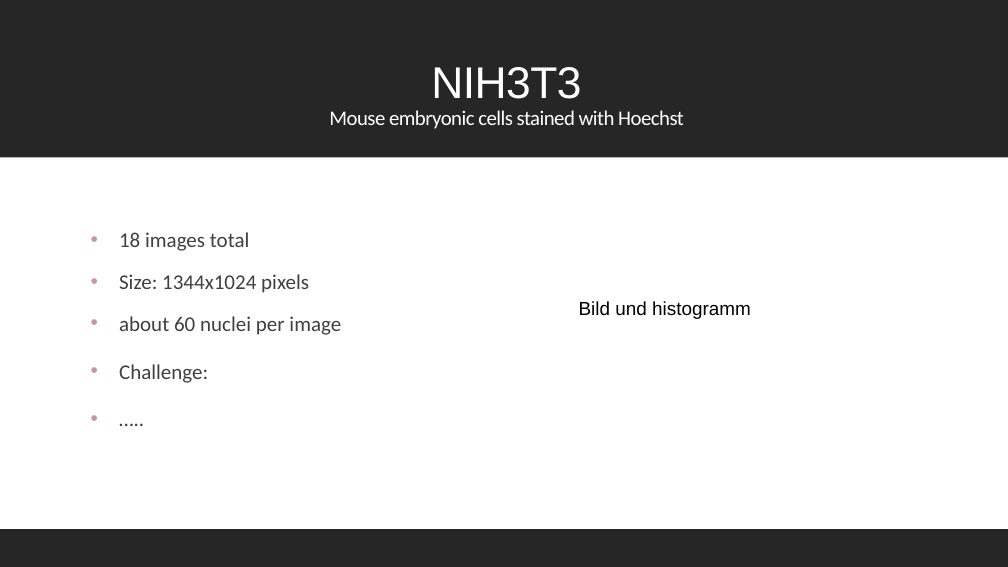
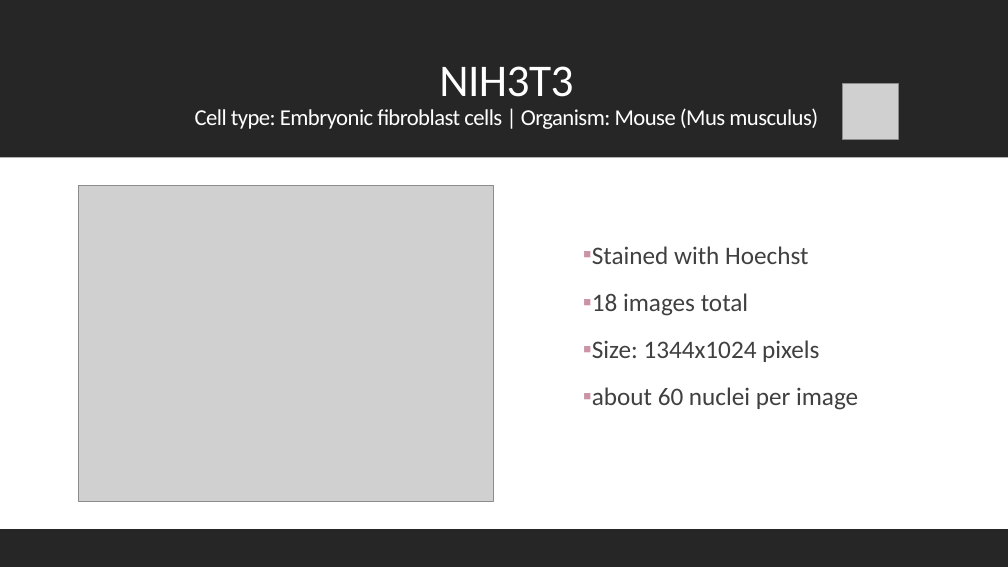
Before and after one commit to datascience-mobi-2022/2022-topic-01-team-04, a slide deck: slide 4 of presentation/layout(2).pptx. Drawn at 1008x567 pixels with LibreOffice and Linux fonts; fonts in the diff are those of the drawing; grey boxes stand for pictures. Boxes give left, top, right and bottom in pixels: in the first picture for what was removed or moved away, otherwise in the second. Text is boxed around its words. In the diff, an @@ line names an element or a change of style, - is before the commit and + after.

```diff
--- a/presentation/layout(2).pptx
+++ b/presentation/layout(2).pptx
@@ title at (195,66,818,129): text changed; size 19.8 to 21.6 pt @@
-NIH3T3
-Mouse embryonic cells stained with Hoechst
+NIH3T3
+Cell type: Embryonic fibroblast cells | Organism: Mouse (Mus musculus)
@@ picture added at (842,84,898,140) @@
@@ picture added at (79,185,493,501) @@
@@ text "Stained with Hoechst": place and size @@
-text "Stained with Hoechst" at (119,232,341,383)
+text "Stained with Hoechst" at (592,246,858,410)
@@ text at (592,246,808,264): paragraph added @@
+▪ Stained with Hoechst
@@ text at (592,293,858,410): size 20 to 24 pt in "18 images total", "Size: 1344x1024 pixels", "about 60 nuclei per image"; bullet • to ▪ @@
@@ text removed at (579,301,751,319) @@
-Bild und histogramm
@@ text at (119,364,208,383): paragraphs removed @@
-• Challenge:
-• …..
```
Also in this commit, not shown: 2 other slides changed, 5 slides added, 1 slide removed.
